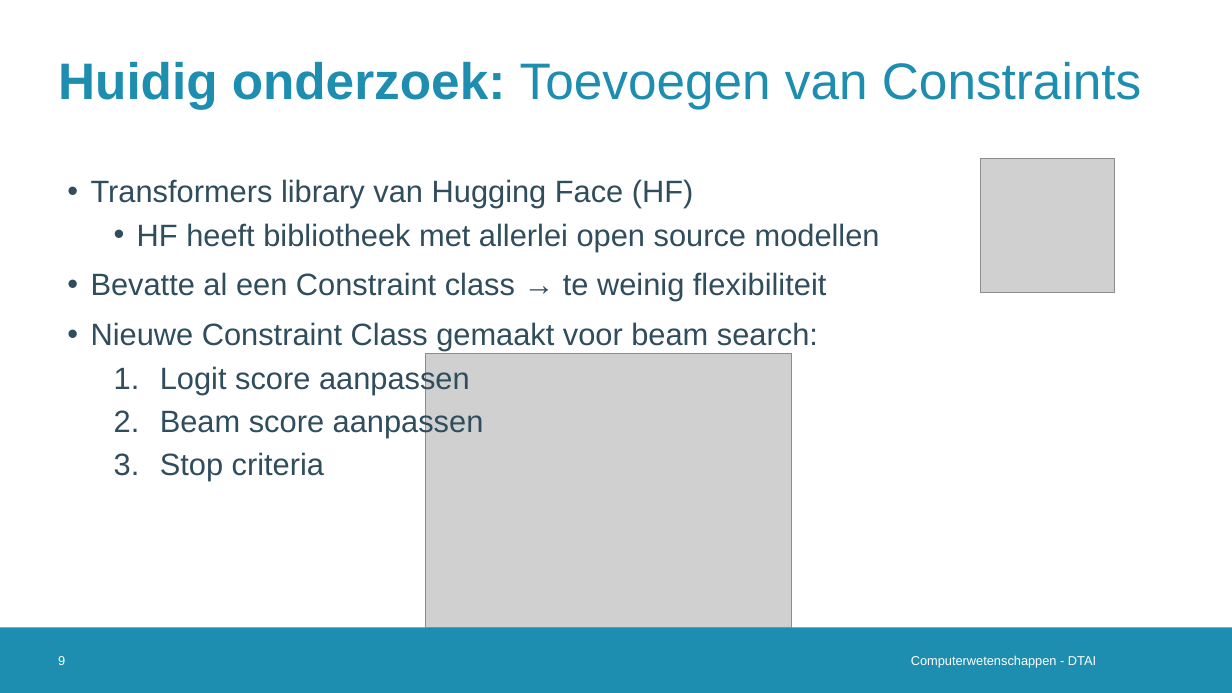
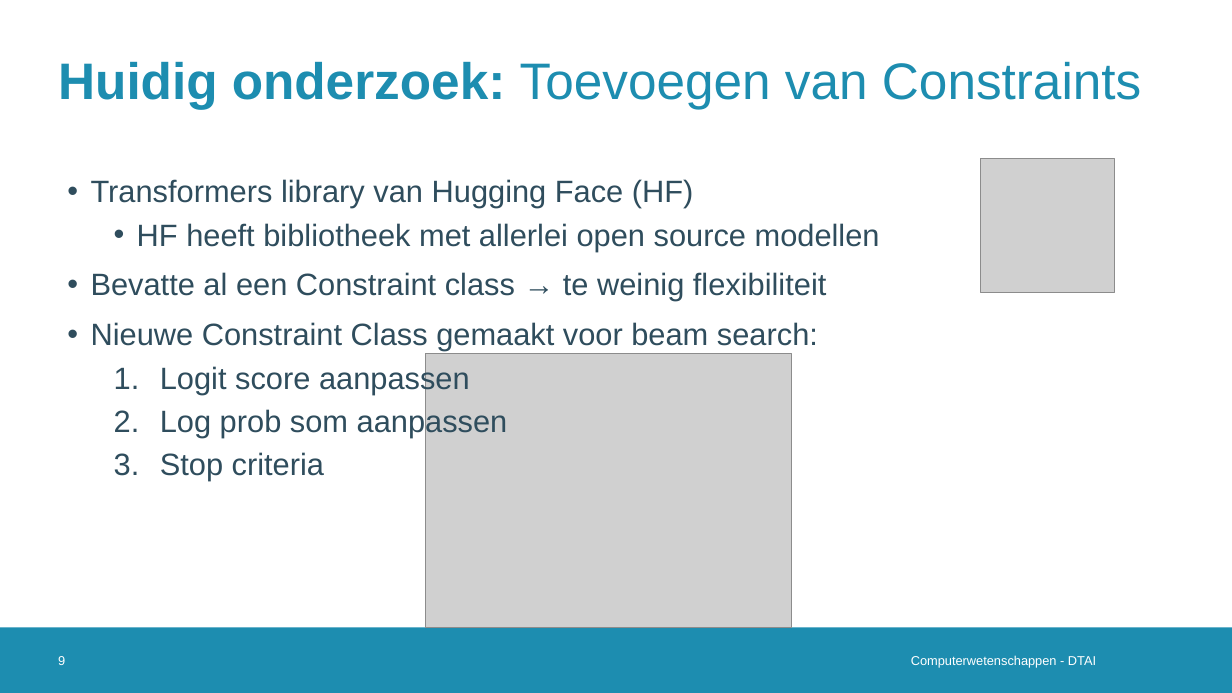
Before and after one commit to Alintermans/Thesis, a slide deck: slide 9 of Presentations/Second Intermediate Presentation/Presentation.pptx. Drawn at 1232x693 pixels with LibreOffice and Linux fonts; fonts in the diff are those of the drawing; grey boxes stand for pictures; background and template pictures are left out. Boxes give left, top, right and bottom in pixels: in the first picture for what was removed or moved away, otherwise in the second. Text is boxed around its words. In the diff, an @@ line names an element or a change of style, - is before the commit and + after.

```diff
--- a/Presentations/Second Intermediate Presentation/Presentation.pptx
+++ b/Presentations/Second Intermediate Presentation/Presentation.pptx
@@ text at (x1=160, y1=408, x2=508, y2=438): text changed @@
-  2. Beam score aanpassen
+  2. Log prob som aanpassen
```
Also in this commit, not shown: 8 other slides changed, 2 other files.
